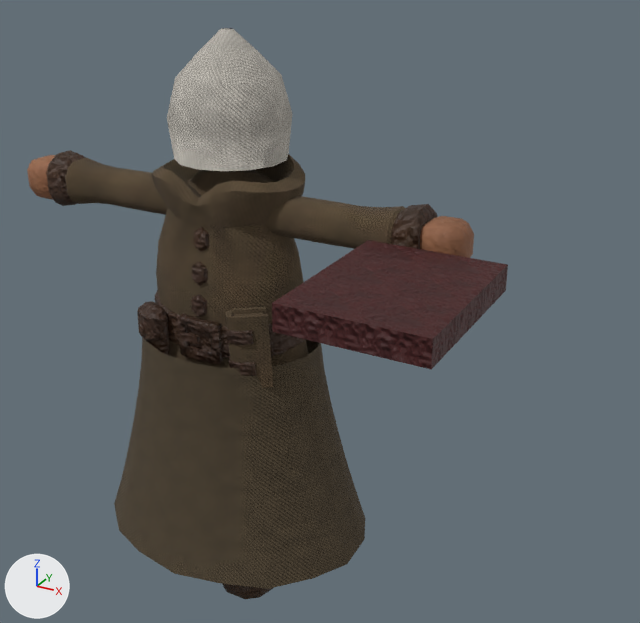
A saved change to the glTF model csharp/Unciv.Godot/Packs/units/models/unit/Missionary.glb.
The view is the same before and after, from a camera (50 mm lens) standing at (0.701, -0.998, 0.98) and looking at (0.153, -0.001, 0.481). The lights are fixed; the arrows at lower left show +X, +Y and +Z. The older version comes first. Where no turn or scale is listed for an object, it has been applied to the vertices. Vertices at exactly the same position are counted once.

The scene before the commit, as lines of its bpy script (objects in view):
```python
me_mesh_prop = bpy.data.meshes.new('Mesh_Prop')
me_mesh_prop.from_pydata(...)  # a box spanning x -0.091..0.091, y -0.206..0.025, z -0.016..0.016, material slot 0; a box spanning x -0.082..0.082, y -0.198..0.016, z -0.018..-0.015, material slot 1
me_mesh_prop.materials.append(mat_leather)
me_mesh_prop.materials.append(mat_bone)
me_mesh_skinned = bpy.data.meshes.new('Mesh_skinned')
me_mesh_skinned.from_pydata(...)  # 2284 vertices, 4385 faces; spans x -0.363..0.363, y -0.175..0.172, z 0.01..0.86
# faces by material slot: [1422, 1412, 545, 650, 216, 140]
me_mesh_skinned.materials.append(mat_wool)
me_mesh_skinned.materials.append(mat_leather)
me_mesh_skinned.materials.append(mat_skin)
me_mesh_skinned.materials.append(mat_dark)
me_mesh_skinned.materials.append(mat_cloth)
me_mesh_skinned.materials.append(mat_teamcolor)
ob_prop = bpy.data.objects.new('Prop', me_mesh_prop)
ob_prop.location = (0.334, -0.065, 0.597)
ob_warrior = bpy.data.objects.new('Warrior', me_mesh_skinned)
ob_warrior.location = (0.0, 0.0, -0.01)
```
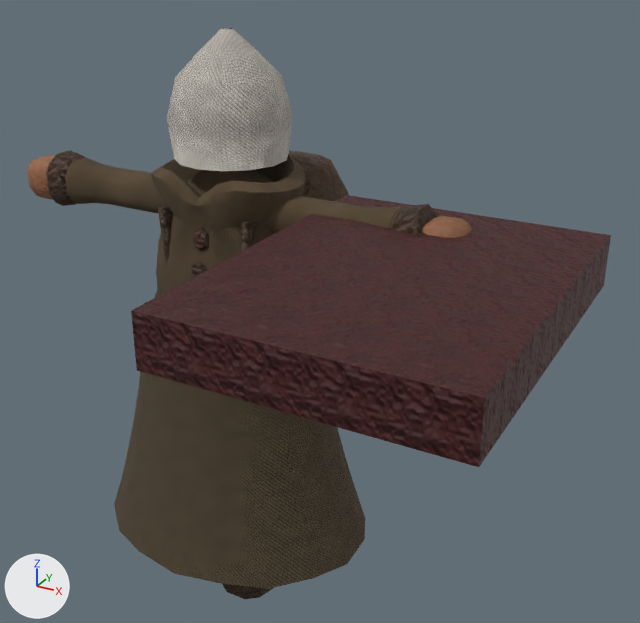
Diff of the bpy script that builds the scene:
```diff
--- a/csharp/Unciv.Godot/Packs/units/models/unit/Missionary.glb.py
+++ b/csharp/Unciv.Godot/Packs/units/models/unit/Missionary.glb.py
@@ me_mesh_skinned @@
 # used by ob_warrior; location = (0.0, 0.0, -0.01)
-me_mesh_skinned.from_pydata(...)  # 2284 vertices, 4385 faces; spans x -0.363..0.363, y -0.175..0.172, z 0.01..0.86
+me_mesh_skinned.from_pydata(...)  # 2382 vertices, 4569 faces; spans x -0.363..0.363, y -0.175..0.243, z 0.01..0.86
+# me_mesh_skinned part 1: a new loose piece of 58 vertices spanning x -0.109..0.109, y 0.069..0.243, z 0.408..0.668, in mat_leather
+# me_mesh_skinned part 2: a new loose piece of 20 vertices spanning x -0.079..-0.053, y -0.058..0.115, z 0.485..0.627, in mat_leather
+# me_mesh_skinned part 3: a new loose piece of 20 vertices spanning x 0.053..0.079, y -0.058..0.115, z 0.485..0.627, in mat_leather
 me_mesh_skinned.materials.append(mat_wool)
@@ me_mesh_prop @@
 # used by ob_prop; location = (0.334, -0.065, 0.597)
-me_mesh_prop.from_pydata(...)  # 16 vertices, 24 faces; spans x -0.091..0.091, y -0.206..0.025, z -0.018..0.016
+me_mesh_prop.from_pydata(...)  # 16 vertices, 24 faces; spans x -0.181..0.181, y -0.322..0.14, z -0.036..0.033
+# me_mesh_prop part 4: the whole mesh is scaled about its middle by 2, then moved by (0.0, 0.0, -0.001)
 me_mesh_prop.materials.append(mat_leather)
```

What differs and where, as boxes (x1, y1, x2, y2) in the pictures (640 x 623 px):
'Warrior', reshaped: before (27, 28, 474, 599); after (27, 28, 472, 599)
'Prop', rescaled (103% wider, 110% taller): before (272, 240, 508, 369); after (131, 195, 611, 467)
part 1 of me_mesh_skinned, added (brown): after (289, 151, 349, 201)
part 2 of me_mesh_skinned, added (brown): after (158, 205, 172, 266)
part 3 of me_mesh_skinned, added: after (241, 194, 304, 251)
